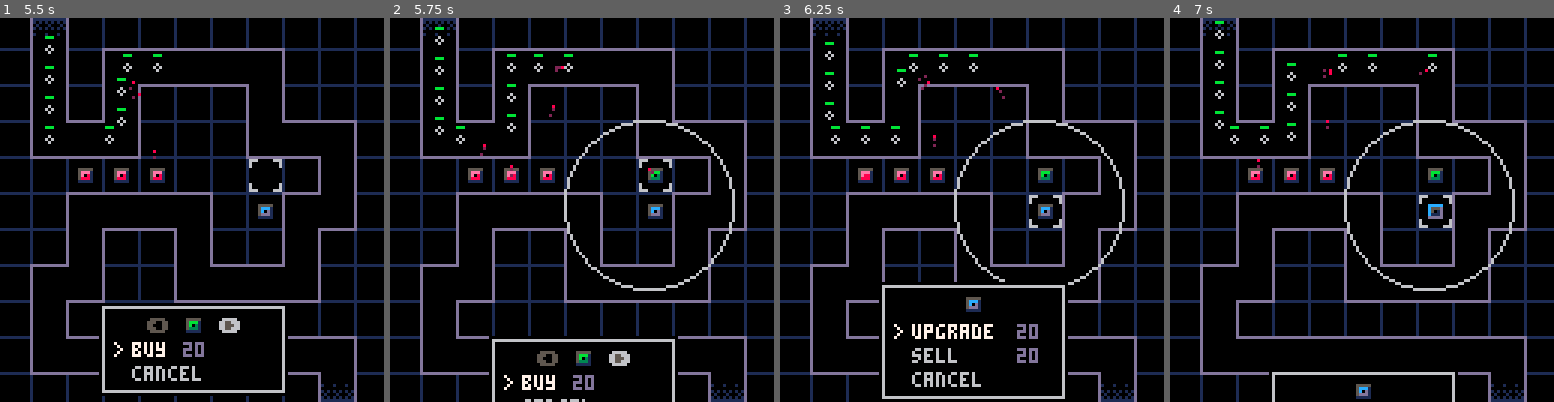
Above: before the commit, frames 1-4 (left to right).
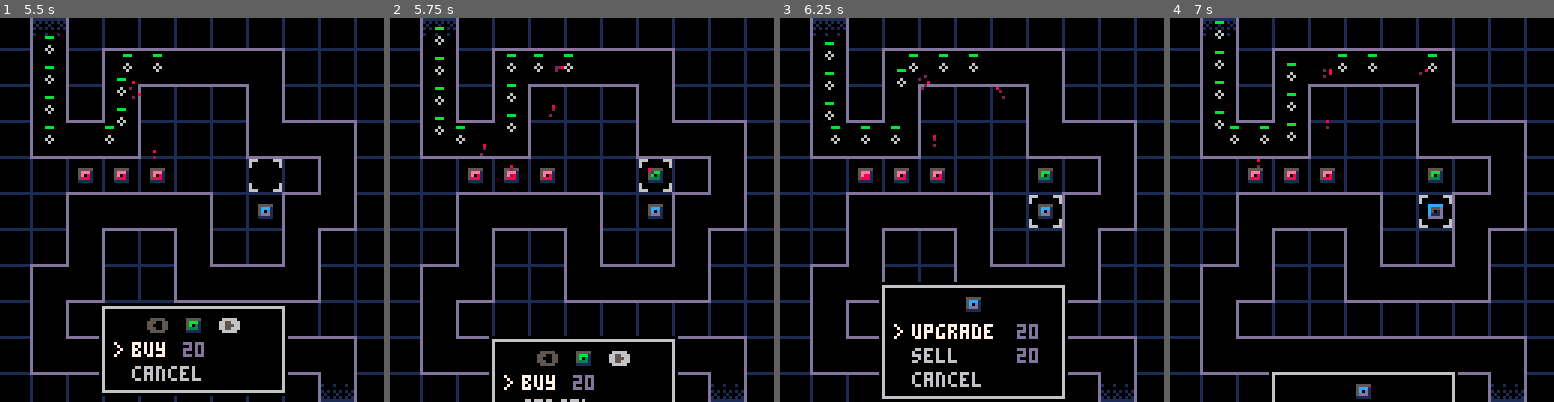
Above: after the commit, the same moments.

Repository: beardedsakimonkey/pixel_td.p8
Game: PICO-8 cartridge pixel_td.p8
Same seed, same stepped clock (60 frames per second), same inputs: the game is played once before the commit and once after it.
Inputs:
- Up to frame 1 (5.5 s): tap X (X key) at 0.33, 1.07, 1.85, 2.97, 4.08, 5.2 s; tap O (Z key) at 0.7, 1.7, 2.1, 2.5, 2.9, 3.3, 3.7, 4.1, 4.5, 4.9, 5.3 s; hold Right 1.6-2.1 s; hold Up 2.15-2.42 s; hold Right 2.47-3.03 s; hold Left 3.08-3.58 s; hold Down 3.63-3.97 s; hold Right 4.02-4.68 s; hold Up 4.73-5.03 s; hold Left from 5.08 s (still down)
- Up to frame 2 (5.75 s): release Left at 5.68 s; tap O (Z key) at 5.7 s; hold Down from 5.73 s (still down)
- Up to frame 3 (6.25 s): release Down at 6.03 s; hold Right from 6.08 s (still down); tap O (Z key) at 6.1 s
- Up to frame 4 (7 s): tap X (X key) at 6.32 s; tap O (Z key) at 6.5, 6.9 s; release Right at 6.58 s; hold Right from 6.63 s (still down)

Frame 1 is identical in both runs. In frame 2, 1.0% of the frame differs, in the area x 45-90%, y 26-72%; in frame 3, 0.8%; in frame 4, 1.0%.

Commit message:
move selection stuff to its own file

Diff:
--- a/core.lua
+++ b/core.lua
@@ -1,5 +1,4 @@
 t = 0
-corner = {TL=1, TR=2, BL=3, BR=4, TOP=5, LEFT=6, RIGHT=7, BOT=8}
 map = {
     {x=1,  y=0,  c=corner.TOP},
     {x=1,  y=3,  c=corner.BL},
@@ -20,34 +19,12 @@
     {x=9,  y=9,  c=corner.TR},
     {x=9,  y=10, c=corner.BOT},
 }
-grid_bitmap = {}
 path_points = {}
-sel = {
-    dst_x=58, dst_y=46,
-        x=58,     y=46,
-    src_x=58, src_y=46,
-    tx=0, ty=0, -- animation start time
-}
 enemies = {}
 towers = {}
 wave = 1
 sending = 0 -- number of enemies to send this wave
 
--- Convert grid coordinates to pixel coordinates
-local function g2p(cell)
-    local top  = (cell.y * 12) - 2
-    local left = (cell.x * 12) - 2
-    return {top=top, left=left, bot=top+12, right=left+12}
-end
-
--- Convert pixel coordinates to grid coordinates
-local function p2g(x, y)
-    return {
-        x=flr((x+2)/12),
-        y=flr((y+2)/12),
-    }
-end
-
 --------------------------------------------------------------------------------
 -- INIT
 --------------------------------------------------------------------------------
@@ -56,7 +33,7 @@
     poke(0x5f5d, 3) -- button repeat interval
 
     -- Set up auxiliary data structures
-    init_grid_bitmap()
+    init_selection()
     init_path_points()
 
     -- Initialize buy/upgrade/bonus menu
@@ -83,27 +60,6 @@
     local g = p2g(sel.dst_x, sel.dst_y)
     make_tower(twr.type+3, g.x, g.y)
     del(towers, twr)
-end
-
--- Helps impl of selection movement
-function init_grid_bitmap()
-    for _=0, 10 do
-        add(grid_bitmap, {0, 0, 0, 0, 0, 0, 0, 0, 0, 0, 0, 0, 0})
-    end
-    for i=2, #map do
-        local ca, cb = map[i-1], map[i]
-        if ca.x == cb.x then
-            local step = ca.y < cb.y and 1 or -1
-            for j = ca.y, cb.y, step do
-                grid_bitmap[j+1][ca.x+1] = 1
-            end
-        elseif ca.y == cb.y then
-            local step = ca.x < cb.x and 1 or -1
-            for j = ca.x, cb.x, step do
-                grid_bitmap[ca.y+1][j+1] = 1
-            end
-        end
-    end
 end
 
 -- Helps impl of enemy movement
@@ -149,33 +105,7 @@
         make_enemy(hp)
         sending -= 1
     end
-    -- Update selection
-    if not buy_menu.is_open and not upg_menu.is_open then
-        if btnp(B.left)  then move_selection(B.left) end
-        if btnp(B.right) then move_selection(B.right) end
-        if btnp(B.up)    then move_selection(B.up) end
-        if btnp(B.down)  then move_selection(B.down) end
-    end
-    if sel.tx ~= 0 then -- is animating
-        local dt = min(1, (time() - sel.tx)*6)
-        if dt == 1 then -- done animating
-            sel.x = sel.dst_x
-            sel.src_x = sel.dst_x
-            sel.tx = 0
-        else
-            sel.x = lerp(sel.src_x, sel.dst_x, easeout(dt))
-        end
-    end
-    if sel.ty ~= 0 then -- is animating
-        local dt = min(1, (time() - sel.ty)*6)
-        if dt == 1 then -- done animating
-            sel.y = sel.dst_y
-            sel.src_y = sel.dst_y
-            sel.ty = 0
-        else
-            sel.y = lerp(sel.src_y, sel.dst_y, easeout(dt))
-        end
-    end
+    update_selection()
 
     buy_menu:update()
     upg_menu:update()
@@ -354,54 +284,6 @@
     return twr.x == g.x and twr.y == g.y
 end
 
--- Todo: this doesn't actually do the moving
-function move_selection(dir)
-    -- Find destination cell
-    local g = p2g(sel.dst_x, sel.dst_y)
-    local dst_x = g.x
-    local dst_y = g.y
-    local cell_dx = dir == B.right and 1 or dir == B.left and -1 or 0
-    local cell_dy = dir == B.down and  1 or dir == B.up   and -1 or 0
-    while true do
-        -- move 0 or 1 cells in both directions
-        dst_x += cell_dx
-        dst_y += cell_dy
-        -- bail if we reached a boundary
-        if dst_x <= 0 or dst_y <= 0 or
-            dst_x >= 10 or dst_y >= 10 then
-            return
-        end
-        -- break if it's a valid cell
-        if grid_bitmap[dst_y+1][dst_x+1] == 0 then
-            break
-        end
-    end
-
-    if cell_dx ~= 0 then
-        if sel.x ~= sel.dst_x then
-            sel.src_x = sel.x
-            sel.tx = time()
-        end
-        if sel.tx == 0 then
-            sel.tx = time()
-        end
-    end
-    if cell_dy ~= 0 then
-        if sel.y ~= sel.dst_y then
-            sel.src_y = sel.y
-            sel.ty = time()
-        end
-        if sel.ty == 0 then
-            sel.ty = time()
-        end
-    end
-
-    -- Update destination
-    local p = g2p({x=dst_x, y=dst_y})
-    sel.dst_x = p.left
-    sel.dst_y = p.top
-end
-
 --------------------------------------------------------------------------------
 -- DRAW
 --------------------------------------------------------------------------------
@@ -445,34 +327,15 @@
         end
     end
 
-    -- Draw selection
-    do
-        local top   = sel.y + 1
-        local left  = sel.x + 1
-        local bot   = top + 10
-        local right = left + 10
-        local color = C.light_gray
-        -- top left corner
-        line(left, top, left+2, top, color)
-        line(left, top, left, top+2, color)
-        -- top right corner
-        line(right, top, right-2, top, color)
-        line(right, top, right, top+2, color)
-        -- bottom left corner
-        line(left, bot, left+2, bot, color)
-        line(left, bot, left, bot-2, color)
-        -- bottom right corner
-        line(right, bot, right-2, bot, color)
-        line(right, bot, right, bot-2, color)
-    end
+    draw_selection()
 
     foreach(towers, function(twr)
         -- Draw tower
         local p = g2p(twr)
         spr(twr.type, p.left+3, p.top+3)
-        if twr_is_selected(twr) then -- draw range
-            circ(p.left+4, p.top+4, twr.range, C.light_gray)
-        end
+        -- if twr_is_selected(twr) then -- draw range
+        --     circ(p.left+4, p.top+4, twr.range, C.light_gray)
+        -- end
 
         -- Draw bullets
         for blt in all(twr.bullets) do
--- a/menu.lua
+++ b/menu.lua
@@ -14,7 +14,7 @@
         items={},
         cur_idx=1,
         y=OFFSCREEN,
-        -- track start time & y of animation to make interruptible
+        -- track start time & y of animation to make it interruptible
         st=0, sy=OFFSCREEN,
     }
     setmetatable(m, {__index = Menu})
--- a/pixel_td.p8
+++ b/pixel_td.p8
@@ -3,6 +3,7 @@
 __lua__
 #include util.lua
 #include menu.lua
+#include selection.lua
 #include core.lua
 __gfx__
 00000000000000000000000000000000000000000000000000000000bbbbbbb0eeeeeee0ccccccc0011111111111000000000000000000000000000000000000
--- /dev/null
+++ b/selection.lua
@@ -0,0 +1,125 @@
+sel = {
+    dst_x=58, dst_y=46,
+    x=58,     y=46,
+    src_x=58, src_y=46,
+    tx=0, ty=0, -- animation start time
+}
+grid_bitmap = {}
+
+-- Todo: this doesn't actually do the moving
+local function move_selection(dir)
+    -- Find destination cell
+    local g = p2g(sel.dst_x, sel.dst_y)
+    local dst_x = g.x
+    local dst_y = g.y
+    local cell_dx = dir == B.right and 1 or dir == B.left and -1 or 0
+    local cell_dy = dir == B.down and  1 or dir == B.up   and -1 or 0
+    while true do
+        -- move 0 or 1 cells in both directions
+        dst_x += cell_dx
+        dst_y += cell_dy
+        -- bail if we reached a boundary
+        if dst_x <= 0 or dst_y <= 0 or
+            dst_x >= 10 or dst_y >= 10 then
+            return
+        end
+        -- break if it's a valid cell
+        if grid_bitmap[dst_y+1][dst_x+1] == 0 then
+            break
+        end
+    end
+
+    if cell_dx ~= 0 then
+        if sel.x ~= sel.dst_x then
+            sel.src_x = sel.x
+            sel.tx = time()
+        end
+        if sel.tx == 0 then
+            sel.tx = time()
+        end
+    end
+    if cell_dy ~= 0 then
+        if sel.y ~= sel.dst_y then
+            sel.src_y = sel.y
+            sel.ty = time()
+        end
+        if sel.ty == 0 then
+            sel.ty = time()
+        end
+    end
+
+    -- Update destination
+    local p = g2p({x=dst_x, y=dst_y})
+    sel.dst_x = p.left
+    sel.dst_y = p.top
+end
+
+function init_selection()
+    -- Helps impl of selection movement
+    for _=0, 10 do
+        add(grid_bitmap, {0, 0, 0, 0, 0, 0, 0, 0, 0, 0, 0, 0, 0})
+    end
+    for i=2, #map do
+        local ca, cb = map[i-1], map[i]
+        if ca.x == cb.x then
+            local step = ca.y < cb.y and 1 or -1
+            for j = ca.y, cb.y, step do
+                grid_bitmap[j+1][ca.x+1] = 1
+            end
+        elseif ca.y == cb.y then
+            local step = ca.x < cb.x and 1 or -1
+            for j = ca.x, cb.x, step do
+                grid_bitmap[ca.y+1][j+1] = 1
+            end
+        end
+    end
+end
+
+function update_selection()
+    if not buy_menu.is_open and not upg_menu.is_open then
+        if btnp(B.left)  then move_selection(B.left) end
+        if btnp(B.right) then move_selection(B.right) end
+        if btnp(B.up)    then move_selection(B.up) end
+        if btnp(B.down)  then move_selection(B.down) end
+    end
+    if sel.tx ~= 0 then -- is animating
+        local dt = min(1, (time() - sel.tx)*6)
+        if dt == 1 then -- done animating
+            sel.x = sel.dst_x
+            sel.src_x = sel.dst_x
+            sel.tx = 0
+        else
+            sel.x = lerp(sel.src_x, sel.dst_x, easeout(dt))
+        end
+    end
+    if sel.ty ~= 0 then -- is animating
+        local dt = min(1, (time() - sel.ty)*6)
+        if dt == 1 then -- done animating
+            sel.y = sel.dst_y
+            sel.src_y = sel.dst_y
+            sel.ty = 0
+        else
+            sel.y = lerp(sel.src_y, sel.dst_y, easeout(dt))
+        end
+    end
+end
+
+function draw_selection()
+    local top   = sel.y + 1
+    local left  = sel.x + 1
+    local bot   = top + 10
+    local right = left + 10
+    local color = C.light_gray
+    -- top left corner
+    line(left, top, left+2, top, color)
+    line(left, top, left, top+2, color)
+    -- top right corner
+    line(right, top, right-2, top, color)
+    line(right, top, right, top+2, color)
+    -- bottom left corner
+    line(left, bot, left+2, bot, color)
+    line(left, bot, left, bot-2, color)
+    -- bottom right corner
+    line(right, bot, right-2, bot, color)
+    line(right, bot, right, bot-2, color)
+end
--- a/util.lua
+++ b/util.lua
@@ -6,6 +6,7 @@
      peach=15}
 
 TWR = {green=1, red=2, blue=3}
+corner = {TL=1, TR=2, BL=3, BR=4, TOP=5, LEFT=6, RIGHT=7, BOT=8}
 
 function tbl_filter(t, fn)
     local res = {}
@@ -38,3 +39,18 @@
     if v < min then return max end
     return v
 end
+
+-- Convert grid coordinates to pixel coordinates
+function g2p(cell)
+    local top  = (cell.y * 12) - 2
+    local left = (cell.x * 12) - 2
+    return {top=top, left=left, bot=top+12, right=left+12}
+end
+
+-- Convert pixel coordinates to grid coordinates
+function p2g(x, y)
+    return {
+        x=flr((x+2)/12),
+        y=flr((y+2)/12),
+    }
+end
Not shown, changed: notes.txt
